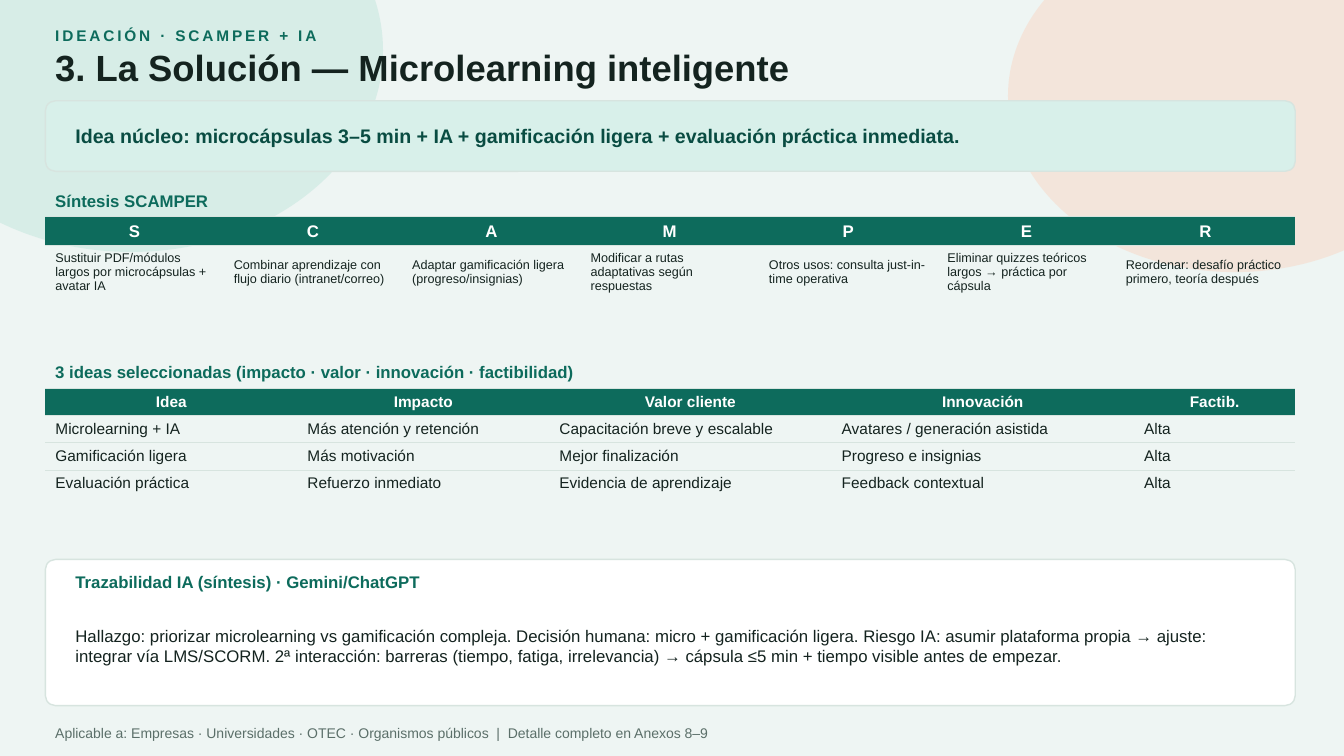
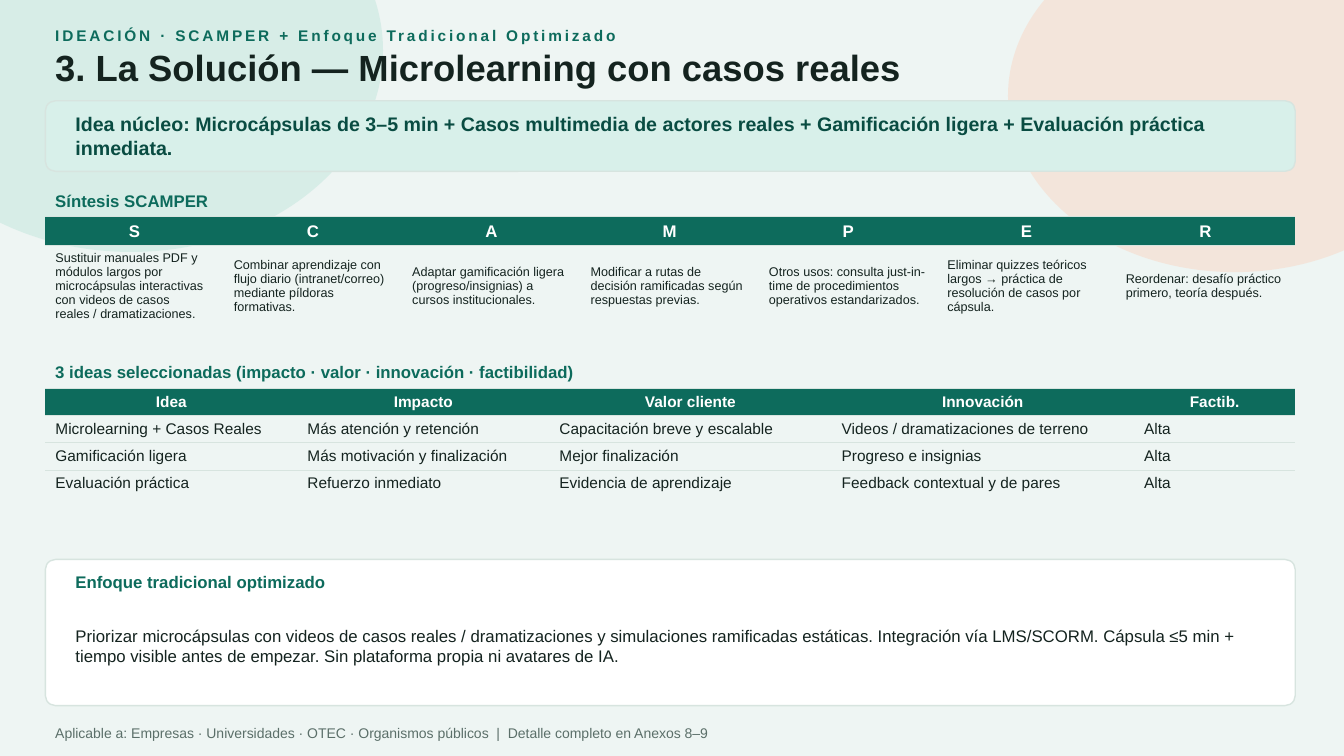
Before and after one commit to javier84pm-create/laboratorio-elearning-prototipo, a slide deck: slide 3 of PaolaCornejo_Examen_IE.pptx. Drawn at 1344x756 pixels with LibreOffice and Linux fonts; fonts in the diff are those of the drawing. Boxes give left, top, right and bottom in pixels: in the first picture for what was removed or moved away, otherwise in the second. Text is boxed around its words. In the diff, an @@ line names an element or a change of style, - is before the commit and + after.

```diff
--- a/PaolaCornejo_Examen_IE.pptx
+++ b/PaolaCornejo_Examen_IE.pptx
@@ text at (55,54,900,88): text changed @@
-3. La Solución — Microlearning inteligente
+3. La Solución — Microlearning con casos reales
@@ text at (75,116,1204,155): text changed @@
-Idea núcleo: microcápsulas 3–5 min + IA + gamificación ligera + evaluación práctica inmediata.
+Idea núcleo: Microcápsulas de 3–5 min + Casos multimedia de actores reales + Gamificación ligera + Evaluación práctica inmediata.
@@ text at (124,195,208,207): text changed @@
-IDEACIÓN · SCAMPER + IA
+IDEACIÓN · SCAMPER + Enfoque Tradicional Optimizado
@@ table at (45,217,1296,322) @@
-row 2: Sustituir PDF/módulos largos por microcápsulas + avatar IA | Combinar aprendizaje con flujo diario (intranet/correo) | Adaptar gamificación ligera (progreso/insignias) | Modificar a rutas adaptativas según respuestas | Otros usos: consulta just-in-time operativa | Eliminar quizzes teóricos largos → práctica por cápsula | Reordenar: desafío práctico primero, teoría después
+row 2: Sustituir manuales PDF y módulos largos por microcápsulas interactivas con videos de casos reales / dramatizaciones. | Combinar aprendizaje con flujo diario (intranet/correo) mediante píldoras formativas. | Adaptar gamificación ligera (progreso/insignias) a cursos institucionales. | Modificar a rutas de decisión ramificadas según respuestas previas. | Otros usos: consulta just-in-time de procedimientos operativos estandarizados. | Eliminar quizzes teóricos largos → práctica de resolución de casos por cápsula. | Reordenar: desafío práctico primero, teoría después.
@@ table at (45,388,1296,495) @@
-row 2, column 1: Microlearning + IA
+row 2, column 1: Microlearning + Casos Reales
-row 2, column 4: Avatares / generación asistida
+row 2, column 4: Videos / dramatizaciones de terreno
-row 3, column 2: Más motivación
+row 3, column 2: Más motivación y finalización
-row 4, column 4: Feedback contextual
+row 4, column 4: Feedback contextual y de pares
@@ text at (75,576,325,592): text changed @@
-Trazabilidad IA (síntesis) · Gemini/ChatGPT
+Enfoque tradicional optimizado
@@ text at (75,629,1220,666): text changed @@
-Hallazgo: priorizar microlearning vs gamificación compleja. Decisión humana: micro + gamificación ligera. Riesgo IA: asumir plataforma propia → ajuste: integrar vía LMS/SCORM. 2ª interacción: barreras (tiempo, fatiga, irrelevancia) → cápsula ≤5 min + tiempo visible antes de empezar.
+Priorizar microcápsulas con videos de casos reales / dramatizaciones y simulaciones ramificadas estáticas. Integración vía LMS/SCORM. Cápsula ≤5 min + tiempo visible antes de empezar. Sin plataforma propia ni avatares de IA.
```
Also in this commit, not shown: 5 other slides changed, 3 other files.
